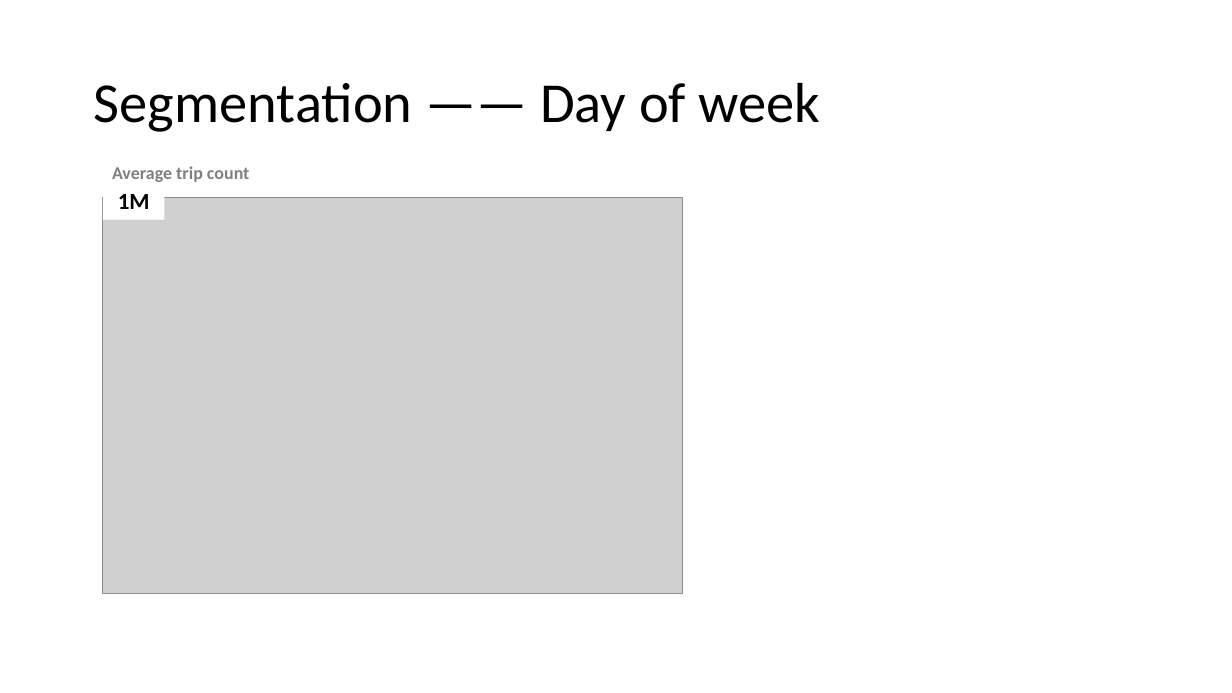
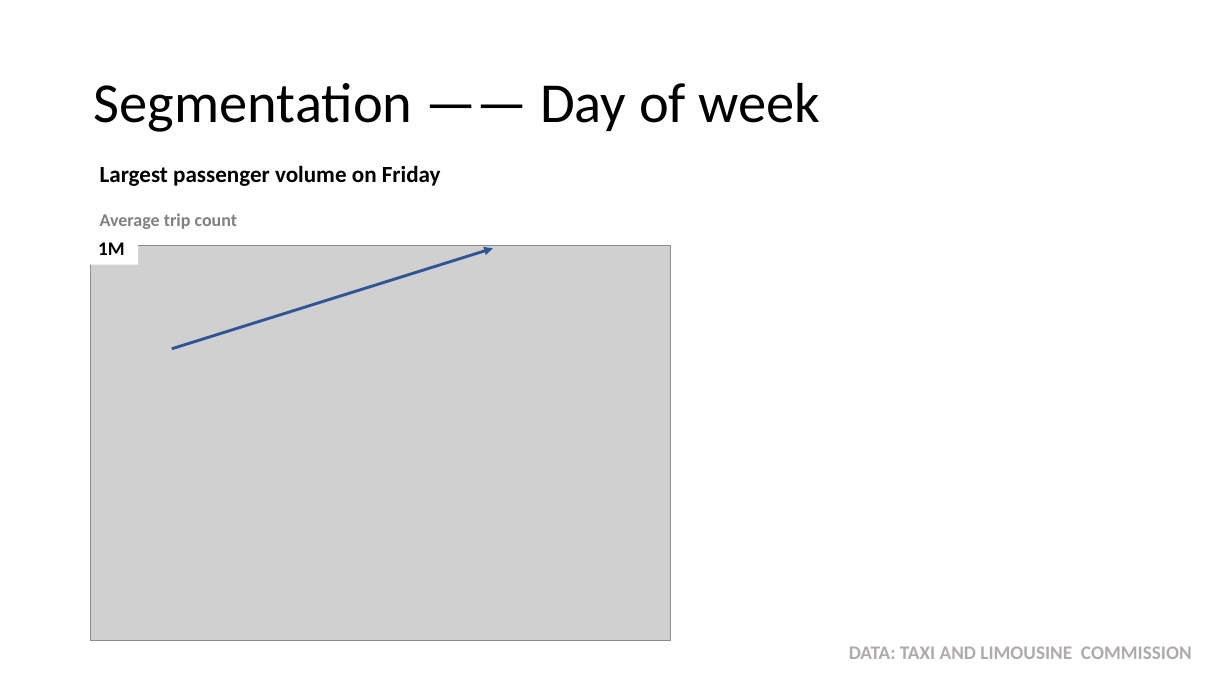
Before and after one commit to MiyainNYC/PySpark-Data-Challenge, a slide deck: slide 13 of DataChallengeAssessment.pptx. Drawn at 1232x693 pixels with LibreOffice and Linux fonts; fonts in the diff are those of the drawing; grey boxes stand for pictures. Boxes give left, top, right and bottom in pixels: in the first picture for what was removed or moved away, otherwise in the second. Text is boxed around its words. In the diff, an @@ line names an element or a change of style, - is before the commit and + after.

```diff
--- a/DataChallengeAssessment.pptx
+++ b/DataChallengeAssessment.pptx
@@ text added at [100,165,441,186], 18 pt, text #000000, bold @@
+Largest passenger volume on Friday
@@ text "Average trip count": place and size @@
-text "Average trip count" at [112,166,249,182]
+text "Average trip count" at [100,213,237,229]
@@ rectangle "1M": place and size @@
-rectangle "1M" at [103,182,165,219]
+rectangle "1M" at [85,232,139,264]
@@ rectangle "1M" at [85,232,139,264]: size 18 to 15 pt @@
@@ picture: place and size @@
-picture at [103,198,682,593]
+picture at [91,245,670,640]
@@ arrow added from (172, 348) to (493, 249), #2F5597 2.25 pt @@
@@ text added at [849,646,1192,659], 15 pt, text #AFABAB, bold @@
+DATA: TAXI AND LIMOUSINE COMMISSION
```
Also in this commit, not shown: 12 other slides changed, 3 slides added, 4 slides removed.
